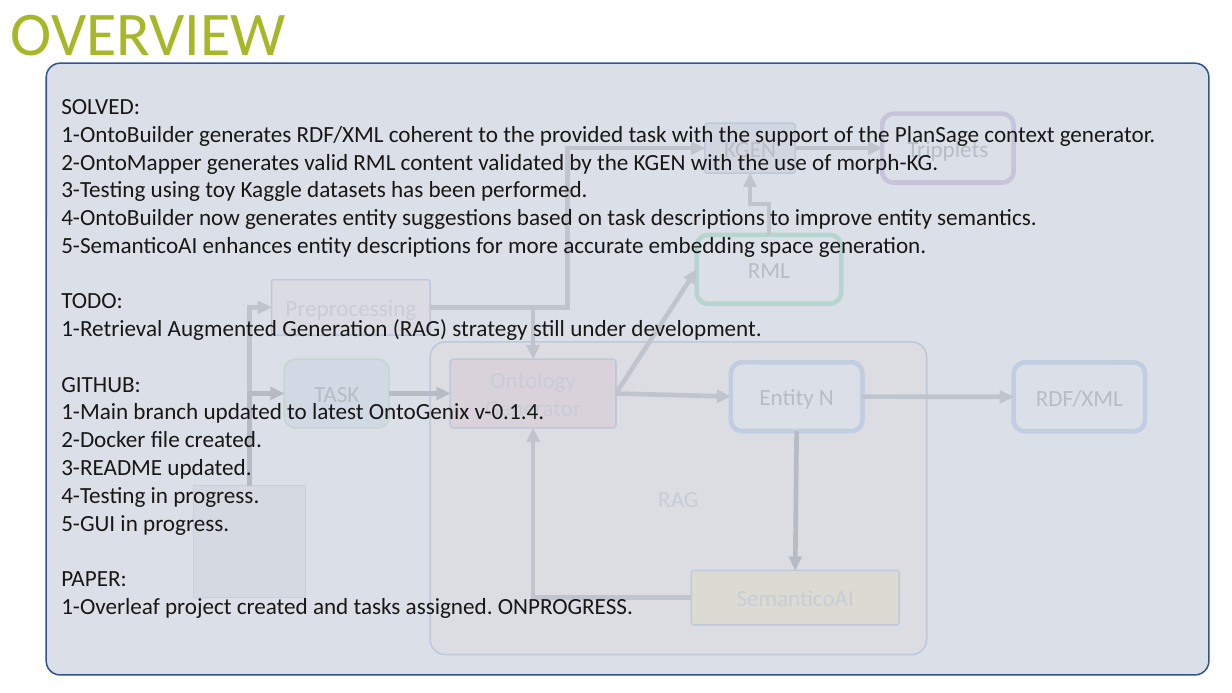
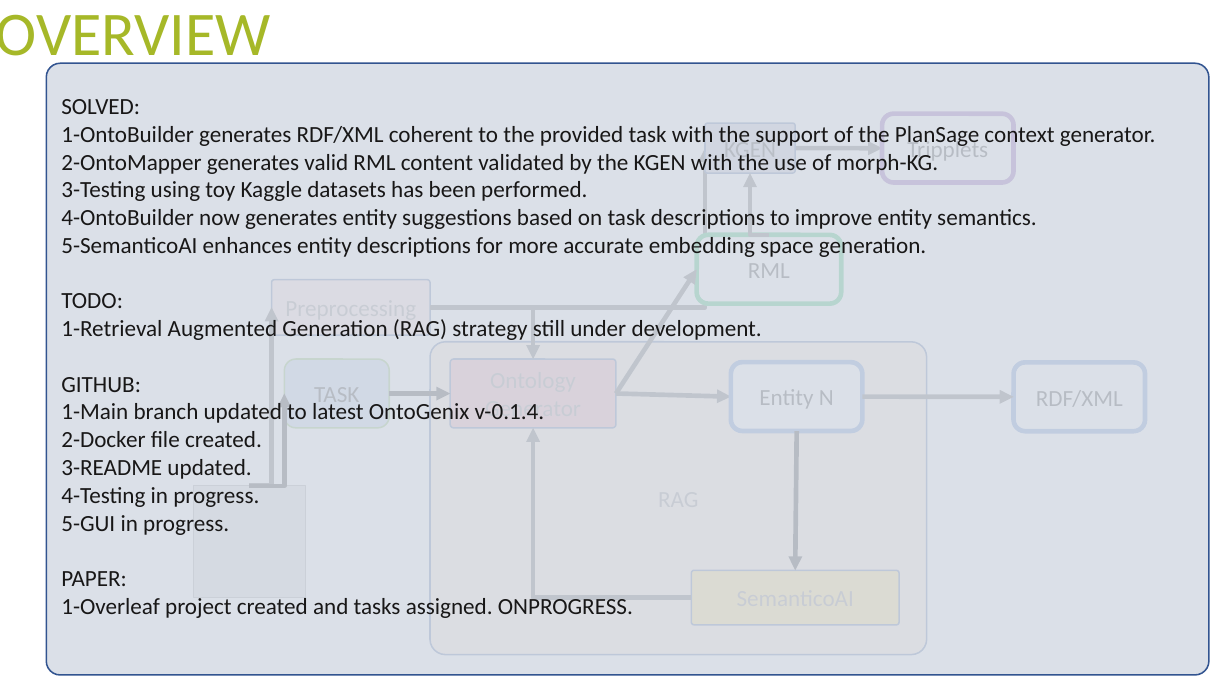
Before and after one commit to tecnomod-um/OntoGenix, a slide deck: slide 9 of IDEAS.pptx. Drawn at 1232x693 pixels with LibreOffice and Linux fonts; fonts in the diff are those of the drawing; grey boxes stand for pictures. Boxes give left, top, right and bottom in pixels: in the first picture for what was removed or moved away, otherwise in the second. Text is boxed around its words. In the diff, an @@ line names an element or a change of style, - is before the commit and + after.

```diff
--- a/IDEAS.pptx
+++ b/IDEAS.pptx
@@ text "OVERVIEW" rewrapped from <box>11,14,286,71</box> to <box>0,14,271,71</box> @@
@@ outline #325491 1 pt to #325490 1 pt in 3 elements at <box>272,279,430,335</box>, <box>705,123,796,173</box>, <box>46,64,1209,675</box> @@
@@ elbow arrow (430, 307) - (705, 149): route changed @@
@@ elbow arrow (769, 235) - (750, 173): route changed @@
@@ rounded rectangle "RML" at <box>696,235,841,304</box>: proportions changed @@
@@ elbow arrow (249, 486) - (272, 307): route changed @@
@@ rounded rectangle "TASK" at <box>284,359,389,428</box>: proportions changed @@
@@ elbow arrow (249, 486) - (284, 394): route changed @@
```
Also in this commit, not shown: 8 other slides changed, 31 other files.
